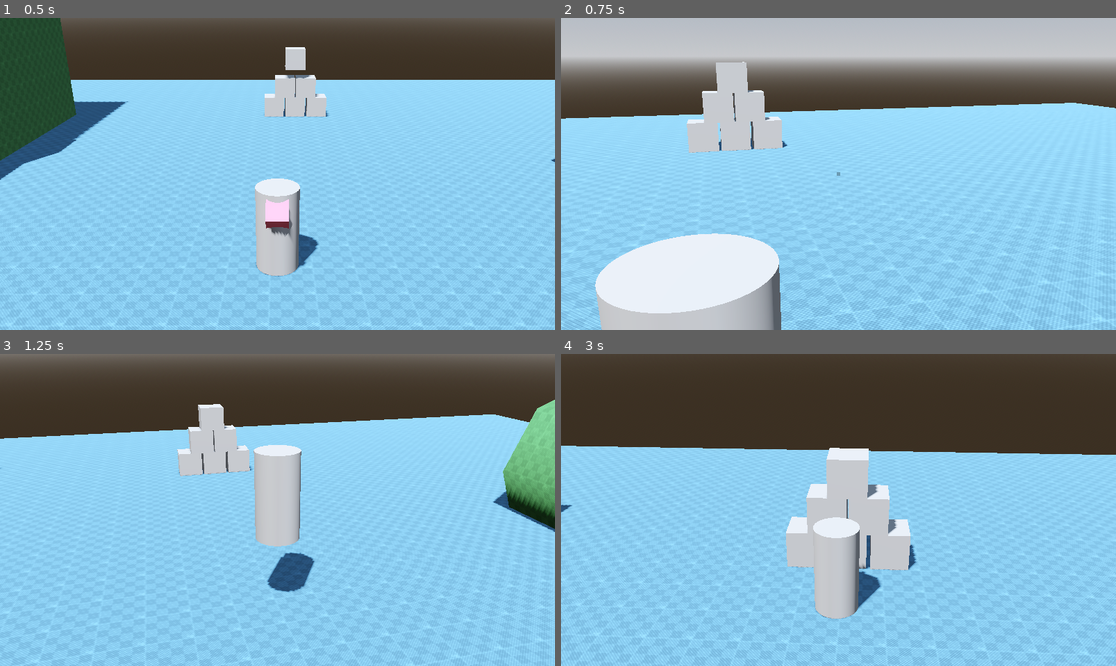
Above: before the commit, frames 1-4 (two rows, left to right).
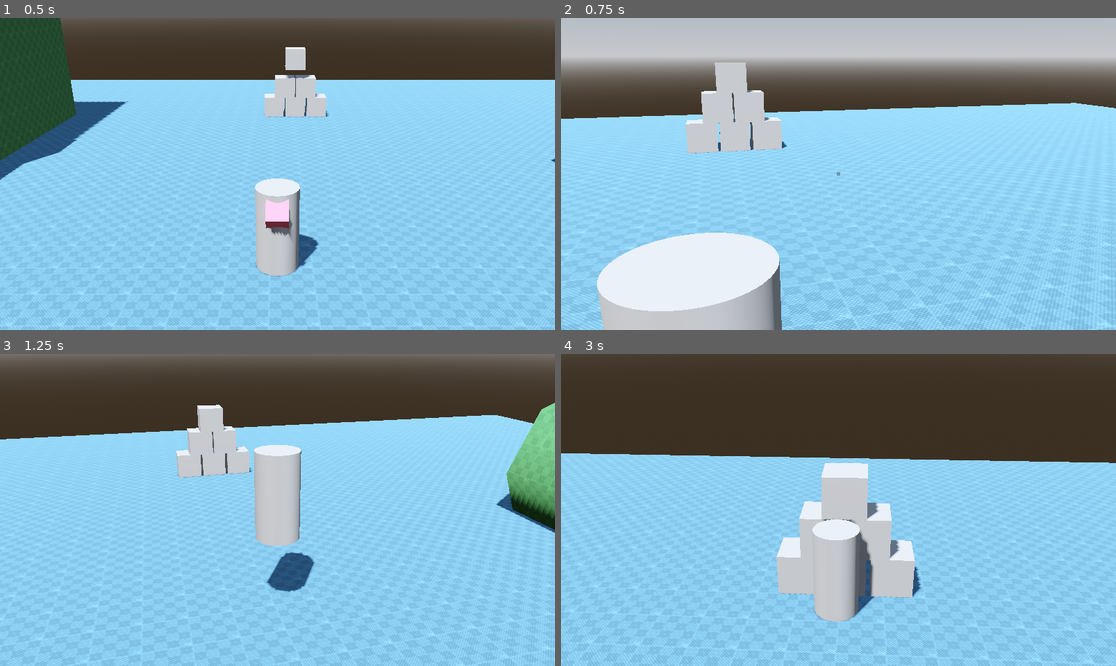
Above: after the commit, the same moments.

Repository: gdquest-demos/godot-4-3d-third-person-controller
Game: Godot game, scene res://Playground.tscn
The game is run twice, just before and just after one commit, with the same random seed, the same clock (stepped at 60 frames per second) and the same inputs.
Inputs (mouse positions are in pixels of both pictures, inside the frame that each line leads up to):
- Up to frame 1 (0.5 s): no input
- Up to frame 2 (0.75 s): move the mouse to (866, 174) at 0.52 s; hold W (move_up) from 0.53 s (still down); hold Right mouse button (action_aim, bound only before the commi… from 0.53 s (still down)
- Up to frame 3 (1.25 s): keep holding W (move_up); keep holding Right mouse button (action_aim, bound only before the commi…; tap Space (action_jump, bound only before the commit) at 0.77, 1.07 s; click (305, 510) at 0.8 s
- Up to frame 4 (3 s): keep holding W (move_up); move the mouse to (810, 510) at 1.27 s; release Right mouse button (action_aim, bound only before the commi… at 1.28 s; click (810, 510) at 1.35 s; tap Space (action_jump, bound only before the commit) at 1.52, 1.55, 1.82 s; move the mouse to (849, 503) at 2.02 s; hold Space (action_jump, bound only before the commit) 2.03-2.78 s; right-click (849, 503) at 2.3 s; move the mouse to (832, 516) at 2.77 s; right-click (832, 516) at 2.85 s

Frame 1 is identical in both runs. In frame 2, 4.0% of the frame differs, in the area x 0-100%, y 14-100%; in frame 3, 2.2%; in frame 4, 8.4%, in the area x 0-100%, y 29-100%.

Commit message:
Using shapecast for ground height calculation

Diff:
--- a/Player/Player.gd
+++ b/Player/Player.gd
@@ -3,7 +3,7 @@
 
 const PROJECTILE_SCENE = preload("res://Player/Projectile.tscn")
 
-@export var move_speed := 6.0
+@export var move_speed := 8.0
 @export var projectile_speed := 50
 @export var attack_impulse := 10
 @export var acceleration := 4.0
@@ -22,7 +22,7 @@
 @onready var _camera_controller: Node3D = $CameraController
 @onready var _attack_animation_player: AnimationPlayer = $CharacterRotationRoot/MeleeAnchor/AnimationPlayer
 @onready var _aim_recticle: ColorRect = $AimRecticle
-@onready var _ground_raycast: RayCast3D = $GroundRayCast
+@onready var _ground_shapecast: ShapeCast3D = $GroundShapeCast
 @onready var _start_position := global_transform.origin
 
 
@@ -33,16 +33,15 @@
 
 func _physics_process(delta: float) -> void:
 	# Calculate ground height for camera controller
-	var floor = _ground_raycast.get_collider()
-	if floor != null:
-		_ground_height = _ground_raycast.get_collision_point().y
+	for collision_result in _ground_shapecast.collision_result:
+		_ground_height = max(_ground_height, collision_result.point.y)
 	if global_position.y < _ground_height:
 		_ground_height = global_position.y
 
-	var is_just_attacking := Input.is_action_just_pressed("action_attack") and not _attack_animation_player.is_playing()
-	var is_just_jumping := Input.is_action_just_pressed("action_jump") and is_on_floor()
-	var is_aiming := Input.is_action_pressed("action_aim") and is_on_floor()
-	var is_air_boosting := Input.is_action_pressed("action_jump") and not is_on_floor() and velocity.y > 0.0
+	var is_just_attacking := Input.is_action_just_pressed("attack") and not _attack_animation_player.is_playing()
+	var is_just_jumping := Input.is_action_just_pressed("jump") and is_on_floor()
+	var is_aiming := Input.is_action_pressed("aim") and is_on_floor()
+	var is_air_boosting := Input.is_action_pressed("jump") and not is_on_floor() and velocity.y > 0.0
 	var is_landing := _snap == Vector3.ZERO and is_on_floor()
 
 	_move_direction = _get_camera_oriented_input()
--- a/Player/Player.tscn
+++ b/Player/Player.tscn
@@ -10,6 +10,8 @@
 [sub_resource type="SeparationRayShape3D" id="SeparationRayShape3D_gqx4v"]
 
 [sub_resource type="CameraAttributesPractical" id="CameraAttributesPractical_3ix22"]
+
+[sub_resource type="CylinderShape3D" id="CylinderShape3D_s5n07"]
 
 [sub_resource type="SphereMesh" id="SphereMesh_uex0s"]
 
@@ -98,7 +100,7 @@
 [node name="Player" type="CharacterBody3D"]
 script = ExtResource("1_rvo1c")
 
-[node name="CollisionShape3d" type="CollisionShape3D" parent="."]
+[node name="CharacterCollisionShape" type="CollisionShape3D" parent="."]
 transform = Transform3D(1, 0, 0, 0, 1, 0, 0, 0, 1, 0, 1, 0)
 shape = SubResource("CylinderShape3D_5yey4")
 
@@ -113,6 +115,7 @@
 
 [node name="CameraSpringArm" type="SpringArm3D" parent="CameraController"]
 transform = Transform3D(-1, -5.15034e-15, -8.74228e-08, -3.23484e-08, 0.929023, 0.370022, 8.12178e-08, 0.370022, -0.929023, 0, 2.33984, 0)
+collision_mask = 2
 shape = SubResource("SeparationRayShape3D_gqx4v")
 spring_length = 10.0
 
@@ -129,10 +132,10 @@
 target_position = Vector3(0, 0, -100)
 debug_shape_custom_color = Color(0, 0, 0, 0)
 
-[node name="GroundRayCast" type="RayCast3D" parent="."]
-transform = Transform3D(1, 0, 0, 0, 1, 0, 0, 0, 1, 0, 0.151585, 0)
+[node name="GroundShapeCast" type="ShapeCast3D" parent="."]
+transform = Transform3D(1, 0, 0, 0, 1, 0, 0, 0, 1, 0, 0.15, 0)
+shape = SubResource("CylinderShape3D_s5n07")
 target_position = Vector3(0, -2, 0)
-debug_shape_thickness = 5
 
 [node name="CharacterRotationRoot" type="Node3D" parent="."]
 
--- a/Playground.tscn
+++ b/Playground.tscn
@@ -39,6 +39,8 @@
 [node name="CSGFloor" type="CSGCombiner3D" parent="."]
 material_override = SubResource("StandardMaterial3D_8eocf")
 use_collision = true
+collision_layer = 3
+collision_mask = 3
 
 [node name="CsgBox3d" type="CSGBox3D" parent="CSGFloor"]
 size = Vector3(50, 1, 50)
@@ -46,6 +48,8 @@
 [node name="CSGPlatforms" type="CSGCombiner3D" parent="."]
 material_override = SubResource("StandardMaterial3D_e7o2h")
 use_collision = true
+collision_layer = 3
+collision_mask = 3
 
 [node name="CsgBox3d2" type="CSGBox3D" parent="CSGPlatforms"]
 transform = Transform3D(1, 0, 0, 0, 1, 0, 0, 0, 1, 13.5052, 0, -7.98003)
--- a/project.godot
+++ b/project.godot
@@ -59,7 +59,7 @@
 "events": [Object(InputEventKey,"resource_local_to_scene":false,"resource_name":"","device":0,"window_id":0,"alt_pressed":false,"shift_pressed":false,"ctrl_pressed":false,"meta_pressed":false,"pressed":false,"keycode":0,"physical_keycode":83,"unicode":0,"echo":false,"script":null)
 ]
 }
-action_jump={
+jump={
 "deadzone": 0.5,
 "events": [Object(InputEventKey,"resource_local_to_scene":false,"resource_name":"","device":0,"window_id":0,"alt_pressed":false,"shift_pressed":false,"ctrl_pressed":false,"meta_pressed":false,"pressed":false,"keycode":0,"physical_keycode":32,"unicode":0,"echo":false,"script":null)
 ]
@@ -84,12 +84,12 @@
 "events": [Object(InputEventJoypadMotion,"resource_local_to_scene":false,"resource_name":"","device":0,"axis":3,"axis_value":1.0,"script":null)
 ]
 }
-action_attack={
+attack={
 "deadzone": 0.5,
 "events": [Object(InputEventMouseButton,"resource_local_to_scene":false,"resource_name":"","device":-1,"window_id":0,"a …(236 unchanged characters)…
 ]
 }
-action_aim={
+aim={
 "deadzone": 0.5,
 "events": [Object(InputEventMouseButton,"resource_local_to_scene":false,"resource_name":"","device":-1,"window_id":0,"a …(236 unchanged characters)…
 ]
Not shown: 1 places in Player/Player.tscn that only renumber resources
